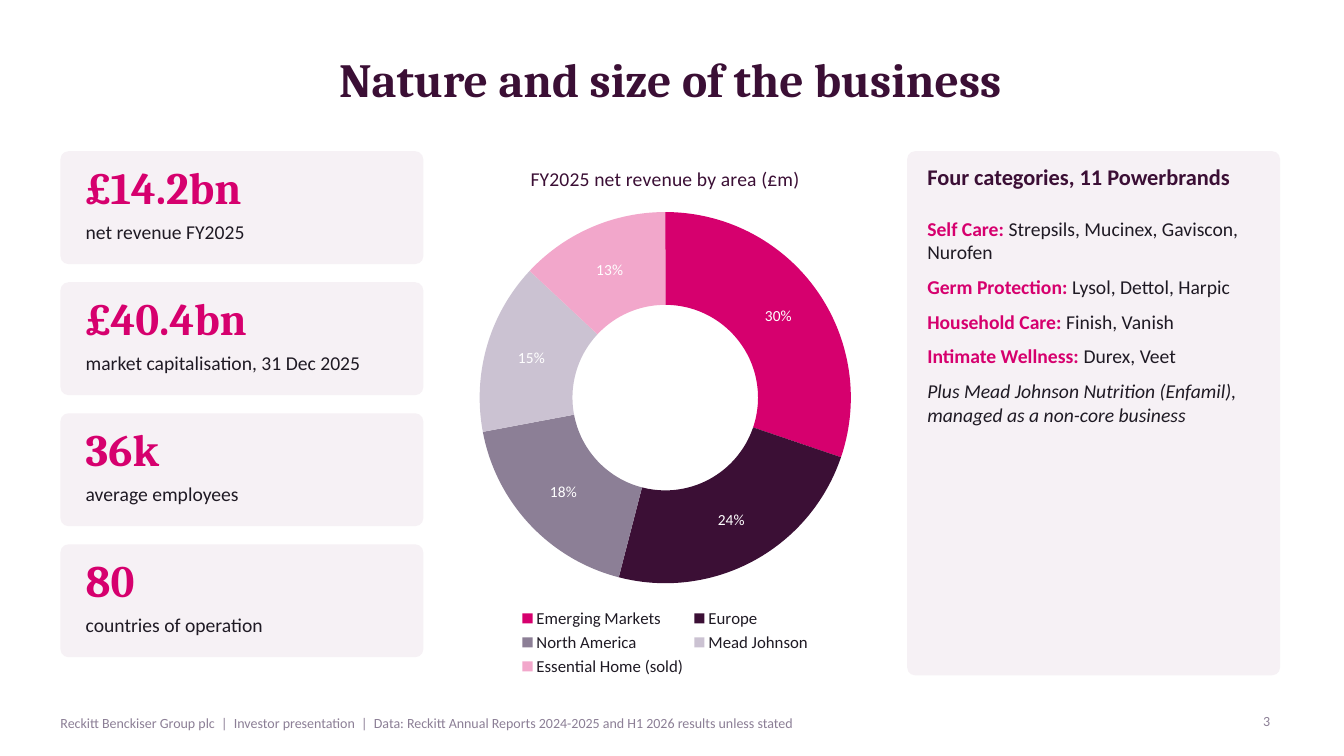
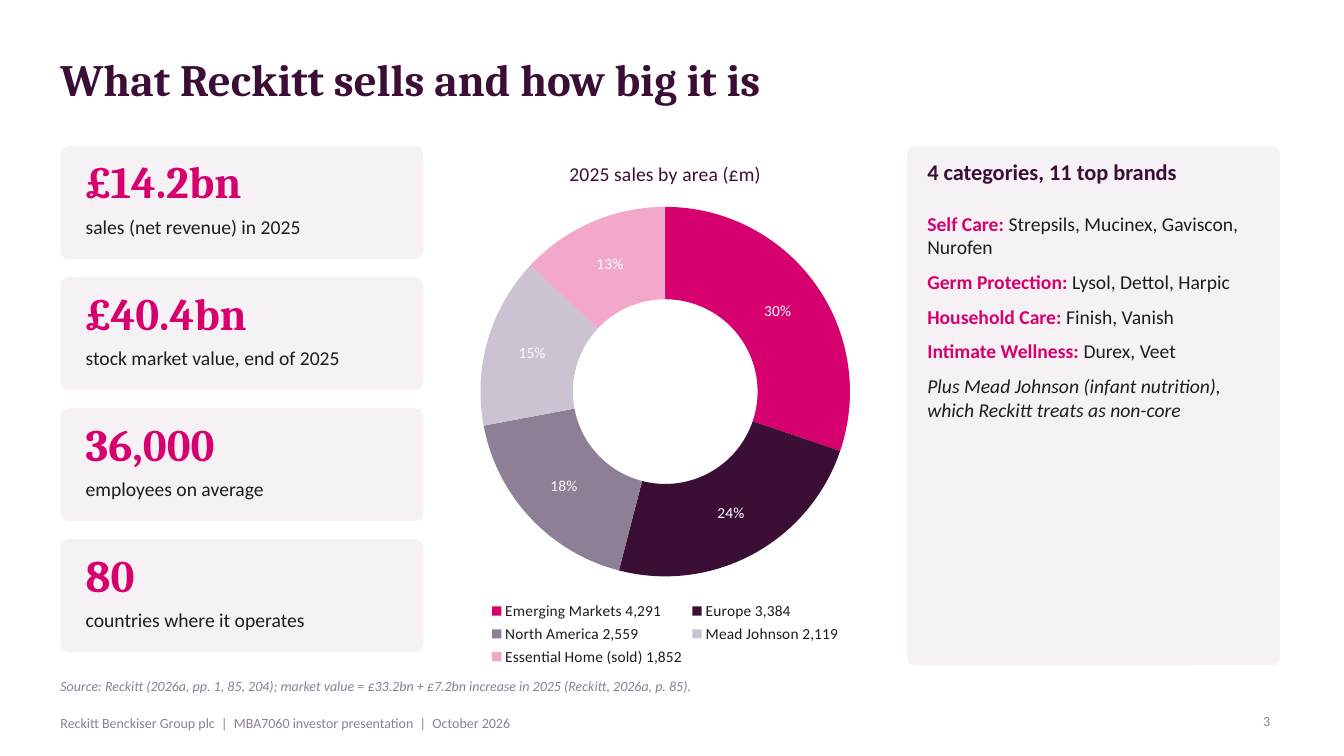
Before and after one commit to Siddharth2131/claude-resposit, a slide deck: slide 3 of Reckitt_MBA7060_Financial_Analysis_Presentation.pptx. Drawn at 1344x756 pixels with LibreOffice and Linux fonts; fonts in the diff are those of the drawing. Boxes give left, top, right and bottom in pixels: in the first picture for what was removed or moved away, otherwise in the second. Text is boxed around its words. In the diff, an @@ line names an element or a change of style, - is before the commit and + after.

```diff
--- a/Reckitt_MBA7060_Financial_Analysis_Presentation.pptx
+++ b/Reckitt_MBA7060_Financial_Analysis_Presentation.pptx
@@ title at (60, 64, 761, 106): text changed; size 34 to 32 pt @@
-Nature and size of the business
+What Reckitt sells and how big it is
@@ doughnut chart at (449, 141, 882, 670) @@
@@ title "FY2025 net revenue by area (£m)" to "2025 sales by area (£m)" @@
-categories: Emerging Markets, Europe, North America, Mead Johnson, Essential Home (sold)
+categories: Emerging Markets 4,291, Europe 3,384, North America 2,559, Mead Johnson 2,119, Essential Home (sold) 1,852
@@ legend changed @@
@@ doughnut chart: place and size @@
-doughnut chart at (449, 146, 882, 681)
+doughnut chart at (449, 141, 882, 670)
@@ rounded rectangle: place and size @@
-rounded rectangle at (907, 151, 1280, 676)
+rounded rectangle at (907, 146, 1280, 665)
@@ text at (927, 164, 1176, 184): text changed @@
-Four categories, 11 Powerbrands
+4 categories, 11 top brands
@@ text at (86, 220, 301, 237): text changed @@
-net revenue FY2025
+sales (net revenue) in 2025
@@ text at (86, 351, 340, 368): text changed @@
-market capitalisation, 31 Dec 2025
+stock market value, end of 2025
@@ text at (927, 379, 1221, 417): text changed @@
-Plus Mead Johnson Nutrition (Enfamil), managed as a non-core business
+Plus Mead Johnson (infant nutrition), which Reckitt treats as non-core
@@ text at (86, 430, 215, 467): text changed @@
-36k
+36,000
@@ text at (86, 482, 263, 500): text changed @@
-average employees
+employees on average
@@ 4 rounded rectangles, 3 texts: place and size @@
-4 rounded rectangles, 3 texts at (60, 151, 423, 657)
+4 rounded rectangles, 3 texts at (60, 146, 423, 652)
@@ text at (86, 613, 305, 630): text changed @@
-countries of operation
+countries where it operates
@@ text added at (60, 681, 691, 693), 10 pt, text #8C7F96, italic @@
+Source: Reckitt (2026a, pp. 1, 85, 204); market value = £33.2bn + £7.2bn increase in 2025 (Reckitt, 2026a, p. 85).
@@ text at (60, 718, 510, 730): text changed @@
-Reckitt Benckiser Group plc | Investor presentation | Data: Reckitt Annual Reports 2024-2025 and H1 2026 results unless stated
+Reckitt Benckiser Group plc | MBA7060 investor presentation | October 2026
```
Also in this commit, not shown: 12 other slides changed, 3 slides added, 3 slides removed, 1 other file.
